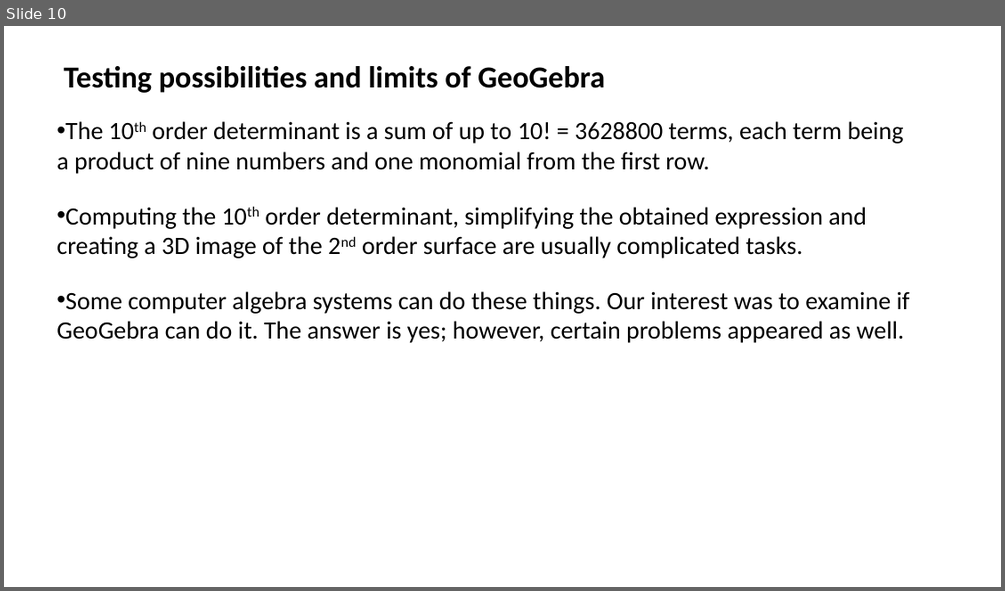
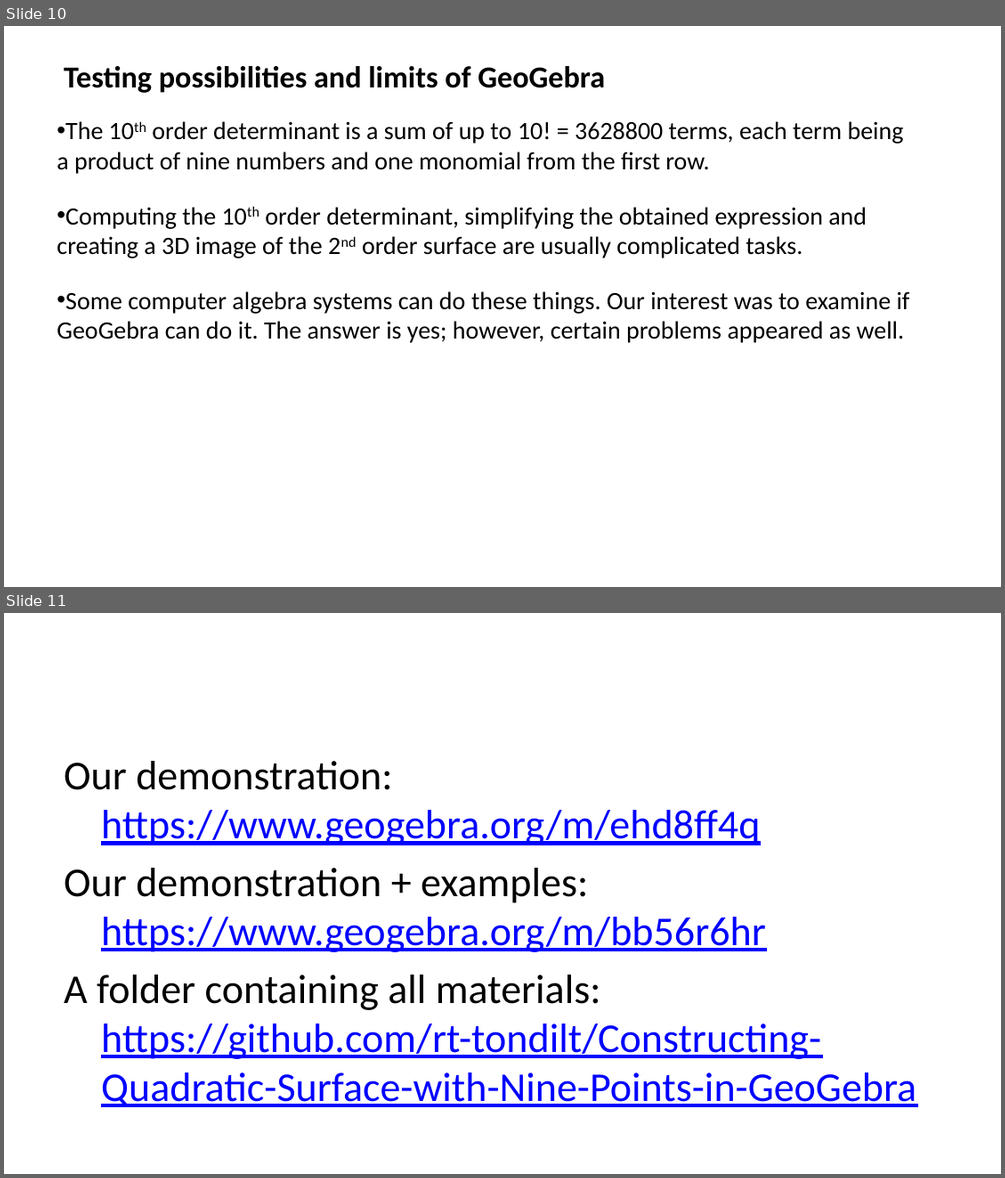
Before and after one commit to rt-tondilt/Constructing-Quadratic-Surface-with-Nine-Points-in-GeoGebra, a slide deck: Constructing Quadratic Surface with Nine Points in GeoGebra4.pptx. Shown one above the other, each under a label of ours: slide 10 before the commit, slides 10 and 11 after it. The pictures are 1005x591 and 1005x1178 pixels, drawn with LibreOffice and Linux fonts; fonts in the diff are those of the drawing. Boxes give left, top, right and bottom in pixels: in the first picture for what was removed or moved away, otherwise in the second. Text is boxed around its words. In the diff, an @@ line names an element or a change of style, - is before the commit and + after.

Commit message:
Self reference

```diff
--- a/Constructing Quadratic Surface with Nine Points in GeoGebra4.pptx
+++ b/Constructing Quadratic Surface with Nine Points in GeoGebra4.pptx
@@ slide 11 added at <box>4,613,1001,1174</box>, background #FFFFFF @@
@@ text added at <box>64,761,916,1107</box>, 29.6 pt, text #0000FF, underline @@
+Our demonstration: https://www.geogebra.org/m/ehd8ff4q
+Our demonstration + examples: https://www.geogebra.org/m/bb56r6hr
+A folder containing all materials: https://github.com/rt-tondilt/Constructing-Quadratic-Surface-with-Nine-Points-in-GeoGebra
```
